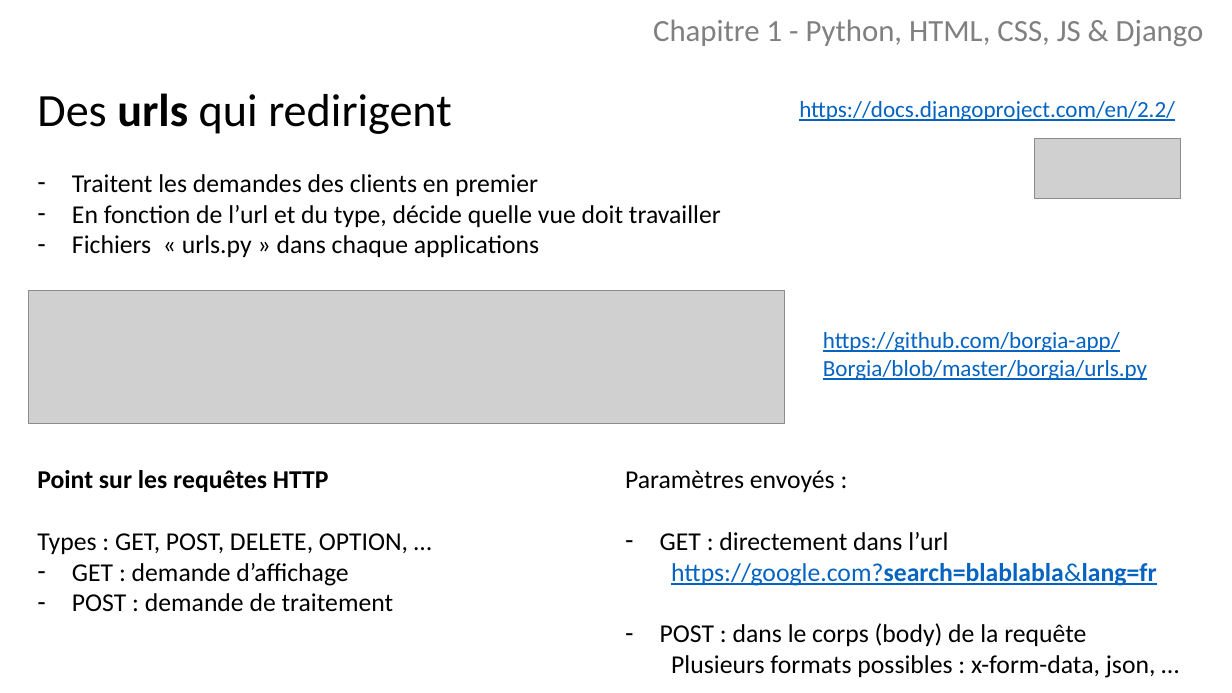
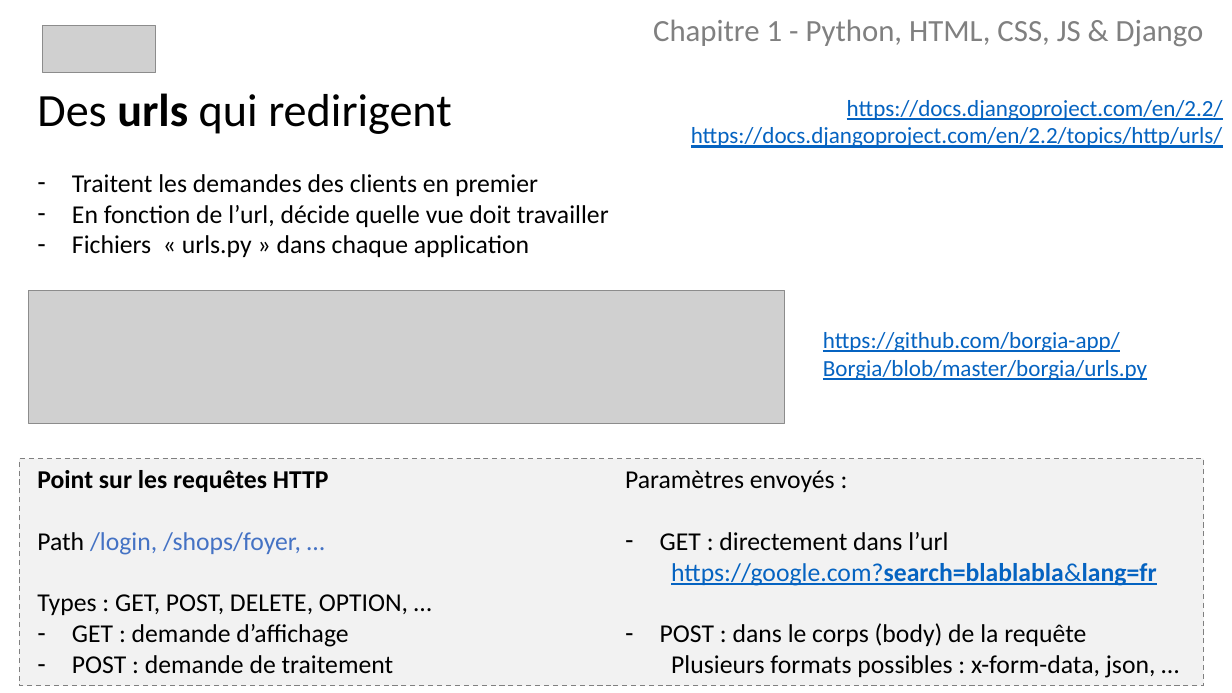
Before and after one commit to borgia-app/Borgia-docs, a slide deck: slide 11 of presentations/Python.pptx. Drawn at 1232x693 pixels with LibreOffice and Linux fonts; fonts in the diff are those of the drawing; grey boxes stand for pictures. Boxes give left, top, right and bottom in pixels: in the first picture for what was removed or moved away, otherwise in the second. Text is boxed around its words. In the diff, an @@ line names an element or a change of style, - is before the commit and + after.

```diff
--- a/presentations/Python.pptx
+++ b/presentations/Python.pptx
@@ picture: place and size @@
-picture at <box>1035,139,1181,199</box>
+picture at <box>43,26,156,73</box>
@@ text "https://docs.djangoproject.com/en/2.2/": place and size @@
-text "https://docs.djangoproject.com/en/2.2/" at <box>799,101,1175,121</box>
+text "https://docs.djangoproject.com/en/2.2/" at <box>691,100,1223,148</box>
@@ text at <box>847,100,1223,120</box>: alignment left to right @@
@@ text at <box>691,127,1223,148</box>: paragraph added @@
+https://docs.djangoproject.com/en/2.2/topics/http/urls/
@@ text at <box>72,205,609,257</box>: text changed @@
-– En fonction de l’url et du type, décide quelle vue doit travailler
-– Fichiers « urls.py » dans chaque applications
+– En fonction de l’url, décide quelle vue doit travailler
+– Fichiers « urls.py » dans chaque application
@@ rectangle added at <box>19,458,1204,686</box>, fill #F2F2F2, outline #808080 1 pt dashed @@
@@ text at <box>37,532,301,555</box>: paragraph added @@
+Path /login, /shops/foyer, …
```
Also in this commit, not shown: 15 other slides changed, 1 slide added, 1 slide removed.
